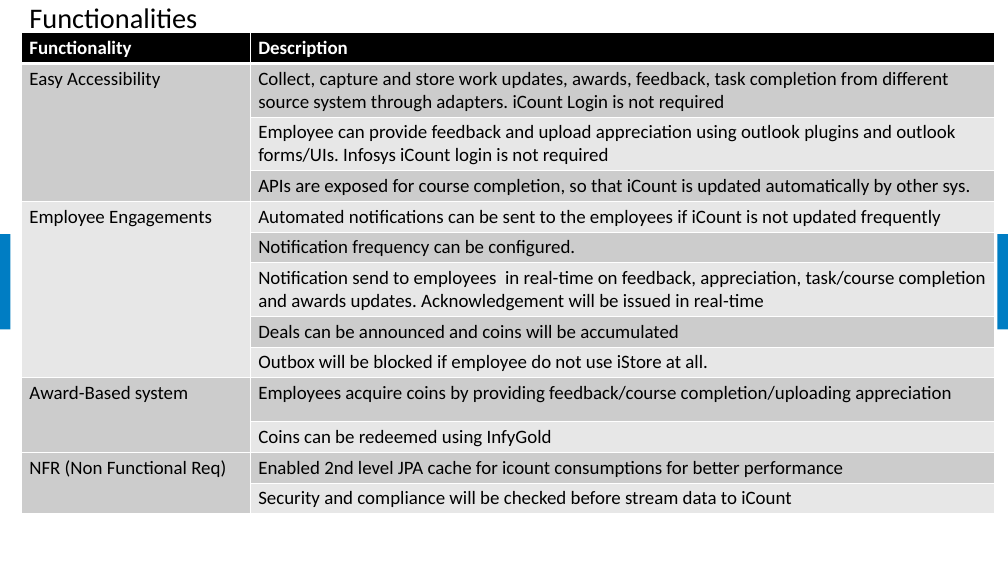
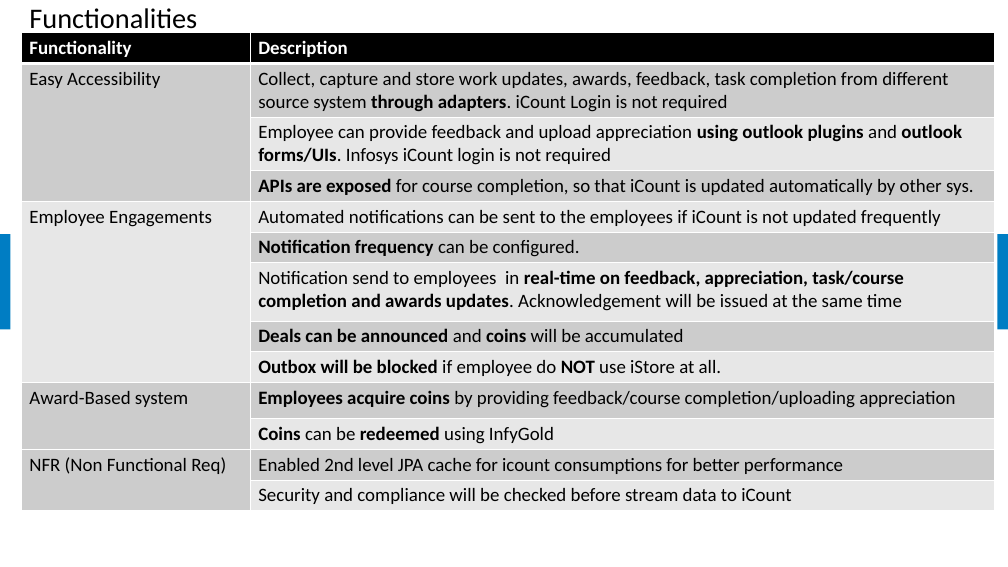
Before and after one commit to samratbasu2019/iSoreDesignArtifacts, a slide deck: slide 3 of iSolve-iCount-Hackathon_Solution.pptx. Drawn at 1008x567 pixels with LibreOffice and Linux fonts; fonts in the diff are those of the drawing; background and template pictures are left out. Boxes give left, top, right and bottom in pixels: in the first picture for what was removed or moved away, otherwise in the second. Text is boxed around its words. In the diff, an @@ line names an element or a change of style, - is before the commit and + after.

```diff
--- a/iSolve-iCount-Hackathon_Solution.pptx
+++ b/iSolve-iCount-Hackathon_Solution.pptx
@@ table at [22, 33, 995, 508] @@
-row 7, column 2: Notification send to employees in real-time on feedback, appreciation, task/course completion and awards updates. Acknowledgement will be issued in real-time
+row 7, column 2: Notification send to employees in real-time on feedback, appreciation, task/course completion and awards updates. Acknowledgement will be issued at the same time
-row 9, column 2: Outbox will be blocked if employee do not use iStore at all.
+row 9, column 2: Outbox will be blocked if employee do NOT use iStore at all.
@@ bold on in "through adapters.", "using outlook plugins outlook forms/UIs.", "APIs are exposed", "Notification frequency" and 3 more places @@
```
Also in this commit, not shown: 6 other slides changed, 2 slides added.
